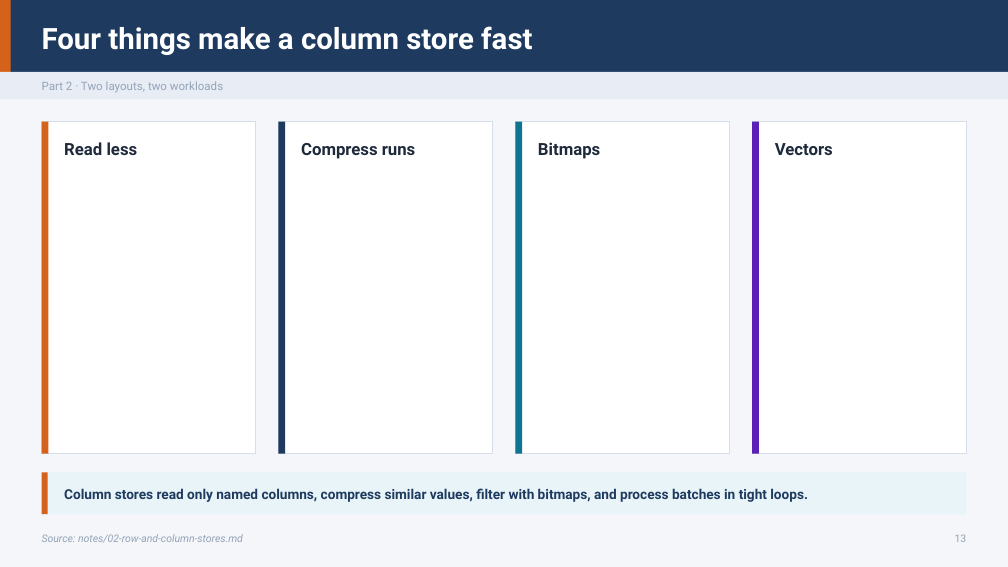
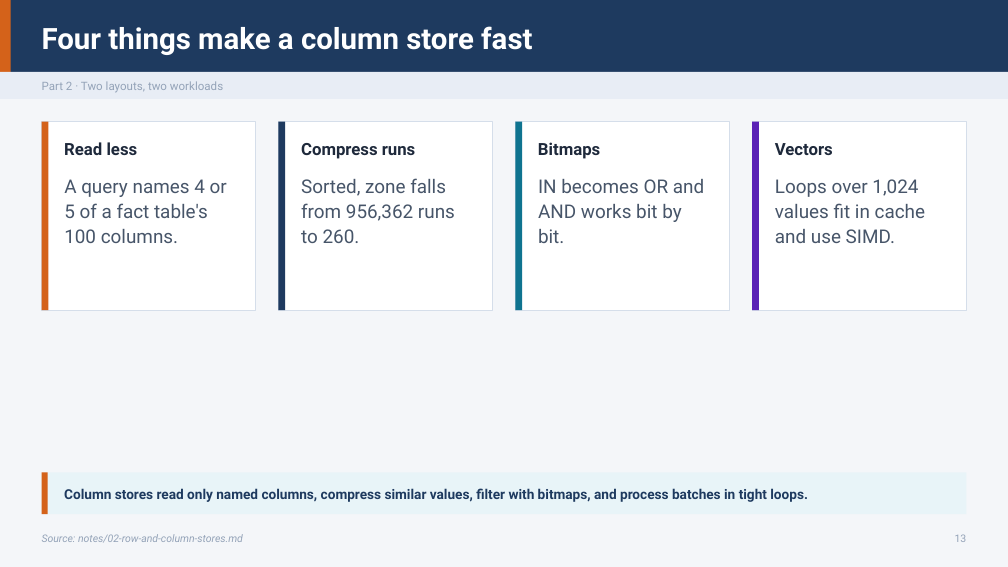
Before and after one commit to ramseywise/learn-ai-engineering, a slide deck: slide 13 of data-engineering/01-storage-and-compute-foundations/slides/storage-and-compute-foundations.pptx. Drawn at 1008x567 pixels with LibreOffice and Linux fonts; fonts in the diff are those of the drawing. Boxes give left, top, right and bottom in pixels: in the first picture for what was removed or moved away, otherwise in the second. Text is boxed around its words. In the diff, an @@ line names an element or a change of style, - is before the commit and + after.

```diff
--- a/data-engineering/01-storage-and-compute-foundations/slides/storage-and-compute-foundations.pptx
+++ b/data-engineering/01-storage-and-compute-foundations/slides/storage-and-compute-foundations.pptx
@@ rectangle: place and size @@
-rectangle at (42,122,256,454)
+rectangle at (42,122,256,310)
@@ rectangle: place and size @@
-rectangle at (42,122,48,454)
+rectangle at (42,122,48,310)
@@ rectangle: place and size @@
-rectangle at (278,122,492,454)
+rectangle at (278,122,492,310)
@@ rectangle: place and size @@
-rectangle at (278,122,285,454)
+rectangle at (278,122,285,310)
@@ rectangle: place and size @@
-rectangle at (516,122,730,454)
+rectangle at (516,122,730,310)
@@ rectangle: place and size @@
-rectangle at (516,122,523,454)
+rectangle at (516,122,523,310)
@@ rectangle: place and size @@
-rectangle at (752,122,966,454)
+rectangle at (752,122,966,310)
@@ rectangle: place and size @@
-rectangle at (752,122,759,454)
+rectangle at (752,122,759,310)
@@ text added at (64,179,227,243), 18 pt, text #475569 @@
+A query names 4 or 5 of a fact table's 100 columns.
@@ text added at (301,178,455,243), 18 pt, text #475569 @@
+Sorted, zone falls from 956,362 runs to 260.
@@ text added at (538,179,704,243), 18 pt, text #475569 @@
+IN becomes OR and AND works bit by bit.
@@ text added at (775,179,925,243), 18 pt, text #475569 @@
+Loops over 1,024 values fit in cache and use SIMD.
```
Also in this commit, not shown: 2 other slides changed, 1 slide added, 43 other files.
